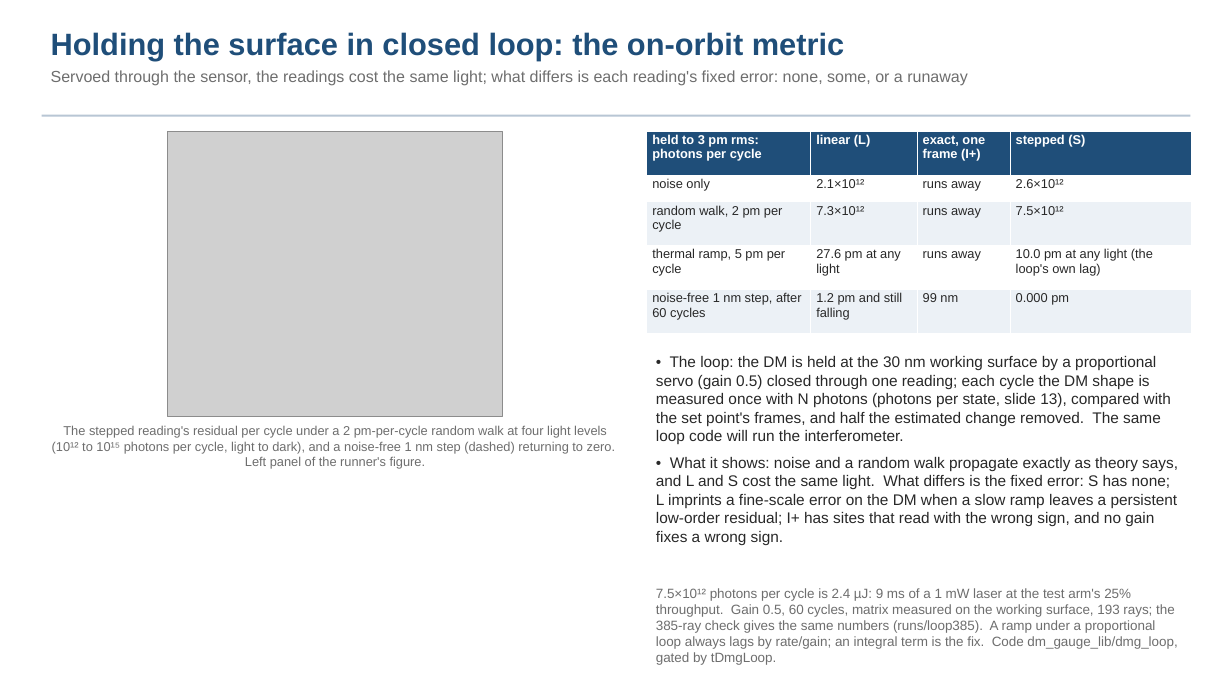
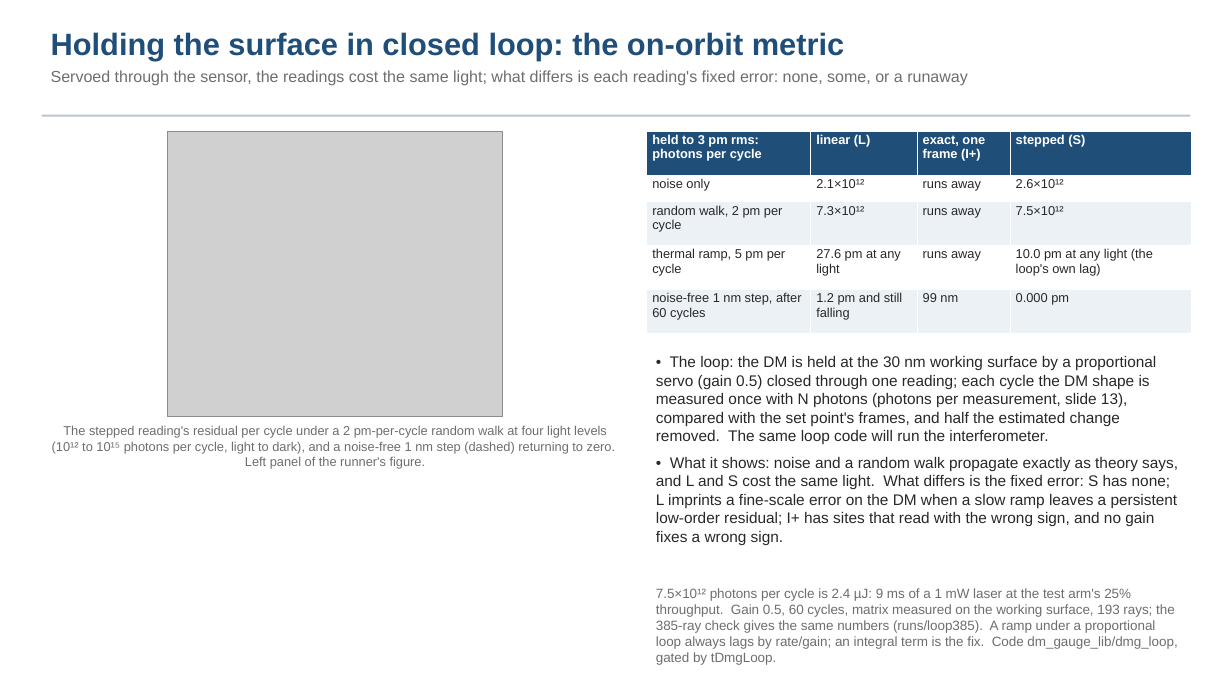
Before and after one commit to nasa-jpl/macos, a slide deck: slide 14 of demo_session/deck_zwfs.pptx. Drawn at 1232x693 pixels with LibreOffice and Linux fonts; fonts in the diff are those of the drawing; grey boxes stand for pictures. Boxes give left, top, right and bottom in pixels: in the first picture for what was removed or moved away, otherwise in the second. Text is boxed around its words. In the diff, an @@ line names an element or a change of style, - is before the commit and + after.

```diff
--- a/demo_session/deck_zwfs.pptx
+++ b/demo_session/deck_zwfs.pptx
@@ text at (x1=656, y1=356, x2=1156, y2=444): text changed @@
-• The loop: the DM is held at the 30 nm working surface by a proportional servo (gain 0.5) closed through one reading; each cycle the DM shape is measured once with N photons (photons per state, slide 13), compared with the set point's frames, and half the estimated change removed. The same loop code will run the interferometer.
+• The loop: the DM is held at the 30 nm working surface by a proportional servo (gain 0.5) closed through one reading; each cycle the DM shape is measured once with N photons (photons per measurement, slide 13), compared with the set point's frames, and half the estimated change removed. The same loop code will run the interferometer.
```
Also in this commit, not shown: 5 other slides changed, 7 other files.
